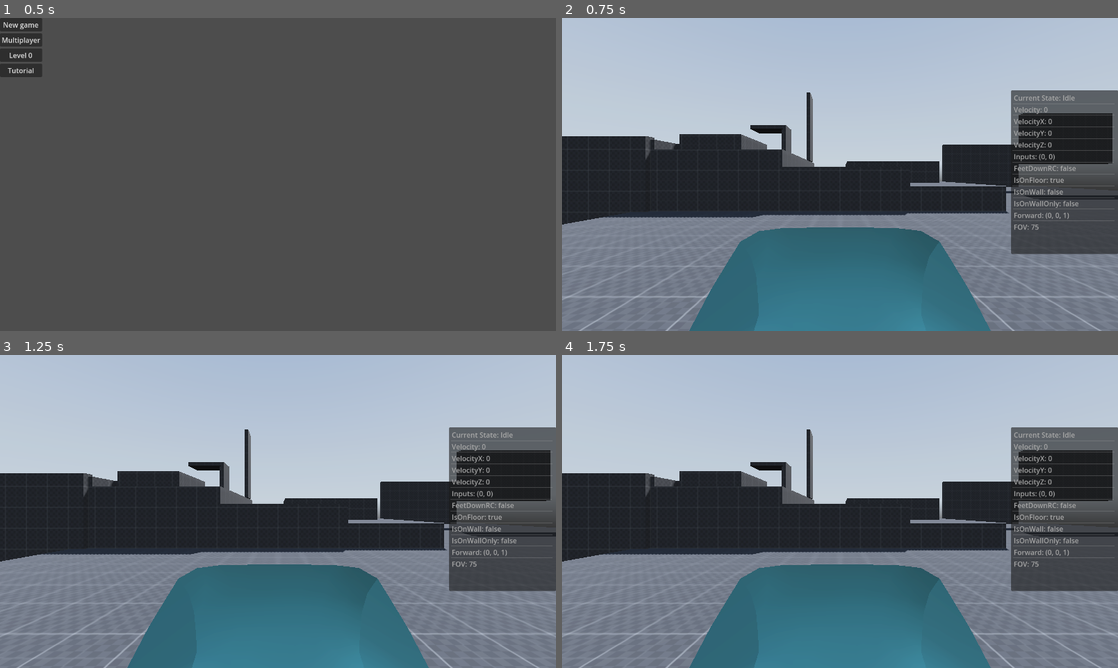
Above: before the commit, frames 1-4 (two rows, left to right).
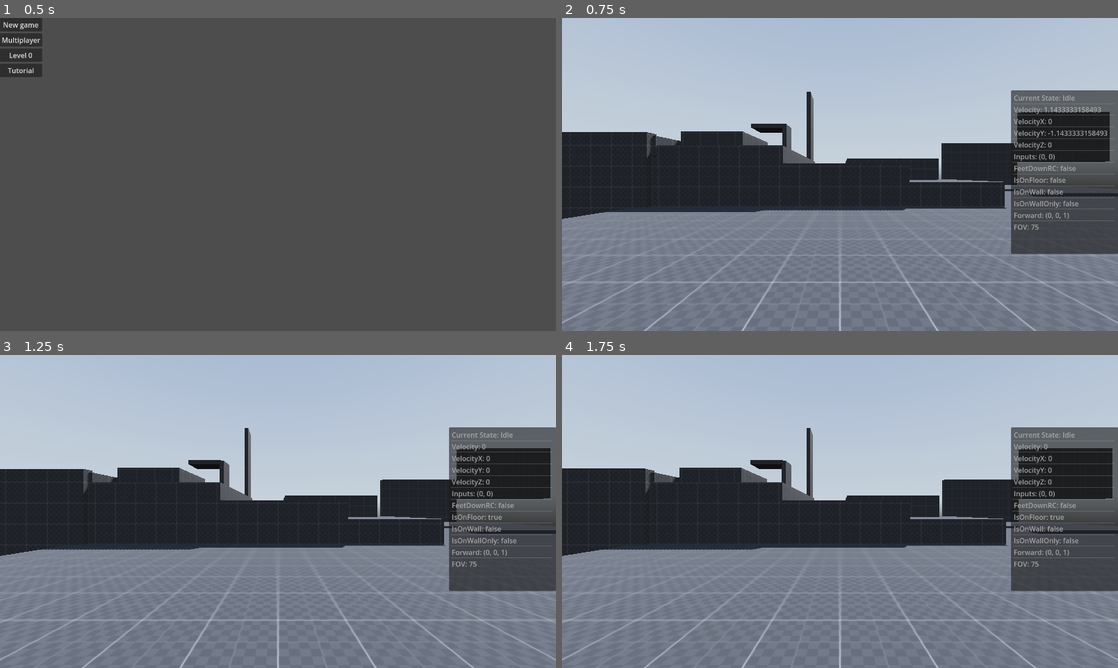
Above: after the commit, the same moments.

Repository: elmoradoo/Reflection
Game: Godot game, scene res://scenes/game.tscn
Two runs of this game, one before a commit and one after it. Both use one fixed random seed, a clock stepped at 60 frames per second and the inputs below. A sky picture missing from this copy of the repository is replaced by a grey-blue gradient.
Inputs (mouse positions are in pixels of both pictures, inside the frame that each line leads up to):
- Up to frame 1 (0.5 s): no input
- Up to frame 2 (0.75 s): click "New game" at 0.5 s
- Up to frame 3 (1.25 s): no input
- Up to frame 4 (1.75 s): tap Enter at 1.25 s; move the mouse to (867, 511) at 1.27 s; hold W (forward) from 1.28 s (still down); hold Ctrl (crouch) from 1.28 s (still down); tap Space (jump) at 1.52 s

Frame 1 is identical in both runs. In frame 2, 19% of the frame differs, in the area x 0-100%, y 23-100%; in frame 3, 19%; in frame 4, 19%.

Commit message:
set character height to 1.8meters

Diff:
--- a/scenes/player/player.tscn
+++ b/scenes/player/player.tscn
@@ -31,6 +31,7 @@
 properties/2/replication_mode = 1
 
 [sub_resource type="CapsuleShape3D" id="CapsuleShape3D_6pobs"]
+height = 1.8
 
 [sub_resource type="Animation" id="Animation_rcd5g"]
 length = 0.001
@@ -261,6 +262,7 @@
 next_states_physics = [NodePath("../Sprinting"), NodePath("../Idle"), NodePath("../AirTime")]
 
 [node name="ModelComponent" parent="." instance=ExtResource("16_qj1ii")]
+transform = Transform3D(1, 0, 0, 0, 1, 0, 0, 0, 1, 0, 0.0872425, 0.207731)
 
 [node name="MultiplayerSynchronizer" type="MultiplayerSynchronizer" parent="."]
 replication_config = SubResource("SceneReplicationConfig_c8erx")
@@ -314,8 +316,7 @@
 script = ExtResource("2_en4pu")
 
 [node name="neck" type="Node3D" parent="."]
-transform = Transform3D(1, 0, 0, 0, 1, 0, 0, 0, 1, 0, 1.8, 0)
-visible = false
+transform = Transform3D(1, 0, 0, 0, 1, 0, 0, 0, 1, 0, 1.7, 0)
 
 [node name="head" type="Node3D" parent="neck"]
 
@@ -323,7 +324,7 @@
 
 [node name="Camera3D" type="Camera3D" parent="neck/head/eyes"]
 current = true
-near = 0.08
+near = 0.198
 
 [node name="AnimationPlayer" type="AnimationPlayer" parent="neck/head/eyes"]
 root_node = NodePath("")
@@ -343,6 +344,7 @@
 }
 
 [node name="vault_shapecasts" type="Node3D" parent="."]
+visible = false
 
 [node name="first" type="ShapeCast3D" parent="vault_shapecasts"]
 transform = Transform3D(1, 0, 0, 0, 1, 0, 0, 0, 1, 0, 2, -1)
--- a/scripts/player/player.gd
+++ b/scripts/player/player.gd
@@ -162,7 +162,7 @@
 
 func stand_up(lerp_speed=10.0):
 	neck.rotation.y = lerp(neck.rotation.y, 0.0, delta * lerp_speed)
-	collision_shape.shape.height = lerp(collision_shape.shape.height, 2.0, lerp_speed * delta)
+	collision_shape.shape.height = lerp(collision_shape.shape.height, standing_height, lerp_speed * delta)
 	#head.position.y = lerp(head.position.y, 0.0, lerp_speed * delta)
 
 func stand_down(crouching_depth=-0.7, lerp_speed=10.0):
